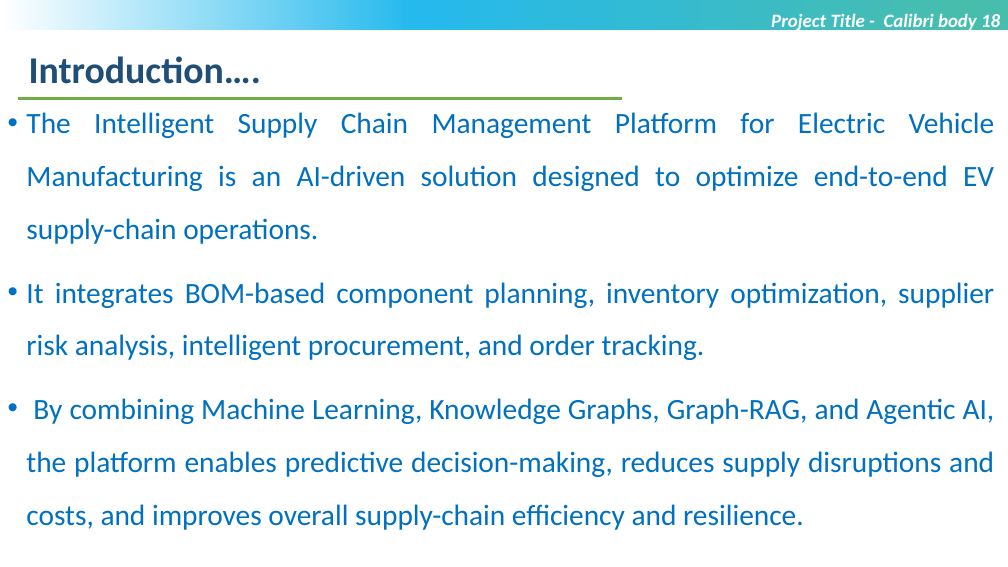
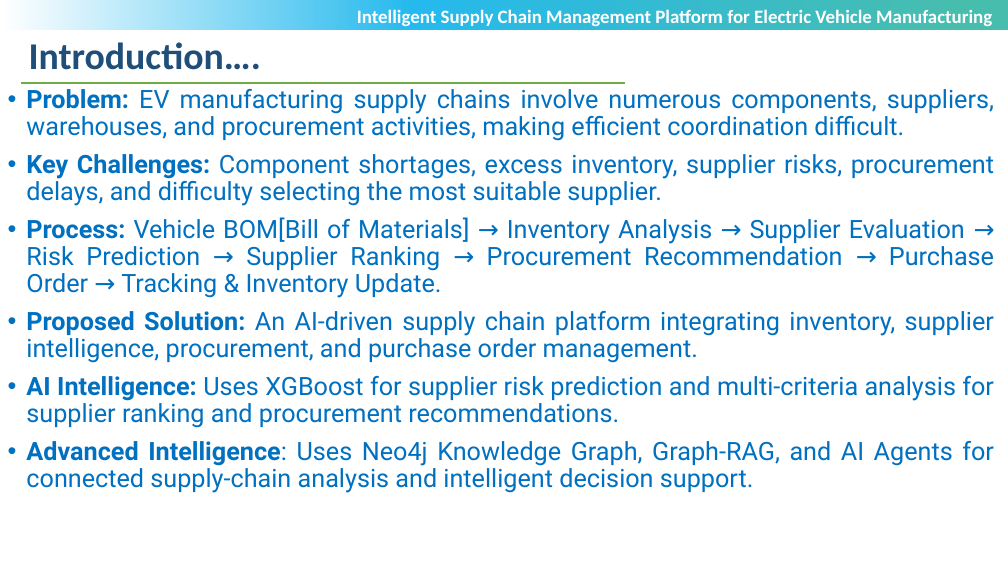
Before and after one commit to radha-gohil/INTELLIGENT-SUPPLY-CHAIN-MANAGEMENT-PLATFORM-FOR-ELECTRIC-VEHICLE-MANUFACTURING, a slide deck: slide 2 of Review-1_EV.pptx. Drawn at 1008x567 pixels with LibreOffice and Linux fonts; fonts in the diff are those of the drawing; background and template pictures are left out. Boxes give left, top, right and bottom in pixels: in the first picture for what was removed or moved away, otherwise in the second. Text is boxed around its words. In the diff, an @@ line names an element or a change of style, - is before the commit and + after.

```diff
--- a/Review-1_EV.pptx
+++ b/Review-1_EV.pptx
@@ text "Introduction….": place and size @@
-text "Introduction…." at box(29, 56, 261, 84)
+text "Introduction…." at box(29, 42, 261, 70)
@@ text at box(357, 9, 992, 26): text changed; italic off @@
-Project Title - Calibri body 18
+Intelligent Supply Chain Management Platform for Electric Vehicle Manufacturing
@@ line moved from (18, 98) - (622, 98) to (21, 83) - (625, 83) @@
@@ text at box(26, 89, 994, 493): text changed; size 28 to 24 pt; font Calibri to Roboto @@
-• The Intelligent Supply Chain Management Platform for Electric Vehicle Manufacturing is an AI-driven solution designed to optimize end-to-end EV supply-chain operations.
-• It integrates BOM-based component planning, inventory optimization, supplier risk analysis, intelligent procurement, and order tracking.
-• By combining Machine Learning, Knowledge Graphs, Graph-RAG, and Agentic AI, the platform enables predictive decision-making, reduces supply disruptions and costs, and improves overall supply-chain efficiency and resilience.
+• Problem: EV manufacturing supply chains involve numerous components, suppliers, warehouses, and procurement activities, making efficient coordination difficult.
+• Key Challenges: Component shortages, excess inventory, supplier risks, procurement delays, and difficulty selecting the most suitable supplier.
+• Process: Vehicle BOM[Bill of Materials] → Inventory Analysis → Supplier Evaluation → Risk Prediction → Supplier Ranking → Procurement Recommendation → Purchase Order → Tracking & Inventory Update.
+• Proposed Solution: An AI-driven supply chain platform integrating inventory, supplier intelligence, procurement, and purchase order management.
+• AI Intelligence: Uses XGBoost for supplier risk prediction and multi-criteria analysis for supplier ranking and procurement recommendations.
+• Advanced Intelligence: Uses Neo4j Knowledge Graph, Graph-RAG, and AI Agents for connected supply-chain analysis and intelligent decision support.
```
Also in this commit, not shown: 10 other slides changed, 1 slide added, 1 slide removed.
